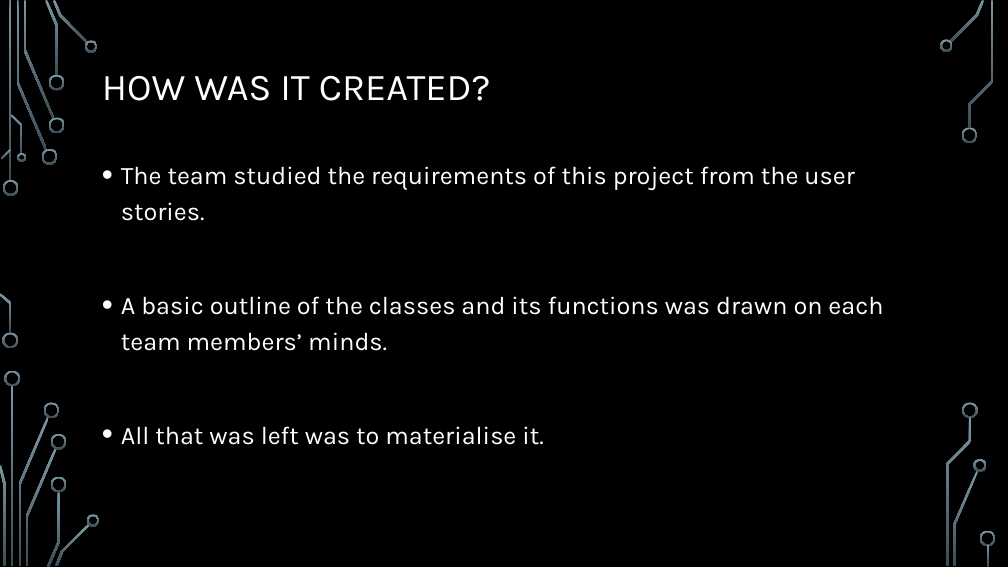
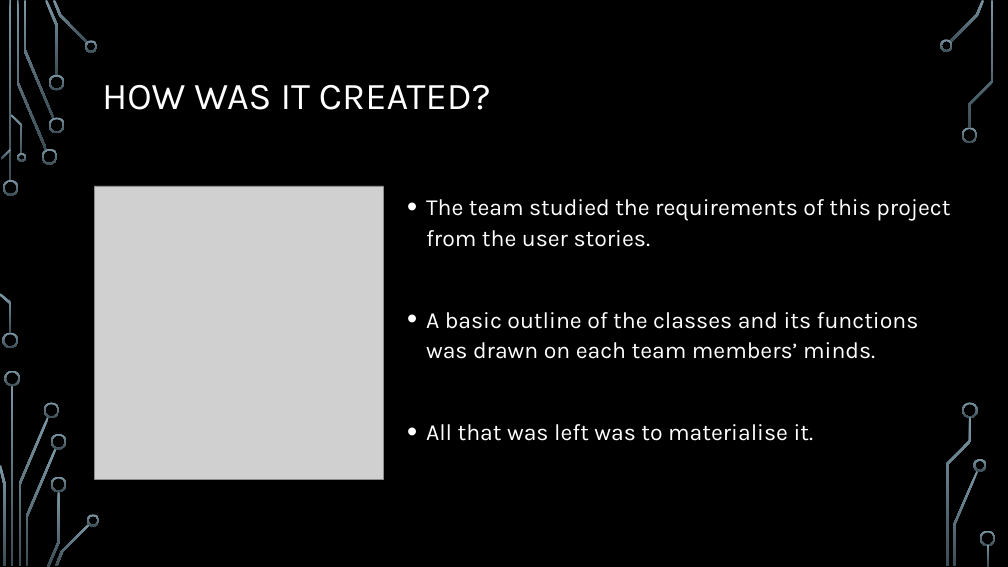
Before and after one commit to CodeBreaker707/Software-Systems-Development, a slide deck: slide 3 of Topic 4 - AE1.pptx. Drawn at 1008x567 pixels with LibreOffice and Linux fonts; fonts in the diff are those of the drawing; grey boxes stand for pictures; background and template pictures are left out. Boxes give left, top, right and bottom in pixels: in the first picture for what was removed or moved away, otherwise in the second. Text is boxed around its words. In the diff, an @@ line names an element or a change of style, - is before the commit and + after.

```diff
--- a/Topic 4 - AE1.pptx
+++ b/Topic 4 - AE1.pptx
@@ title "HOW WAS IT CREATED?": place and size @@
-title "HOW WAS IT CREATED?" at box(102, 76, 491, 101)
+title "HOW WAS IT CREATED?" at box(102, 85, 491, 110)
@@ picture added at box(95, 186, 383, 479) @@
@@ text "The team studied the requirements ...": place and size @@
-text "The team studied the requirements ..." at box(121, 166, 883, 445)
+text "The team studied the requirements ..." at box(426, 199, 950, 441)
@@ text "The team studied the requirements ..." at box(426, 199, 950, 441): size 24 to 22 pt; line spacing 1.2 to 1.1 @@
```
Also in this commit, not shown: 3 slides added, 1 slide removed, 4 other files.
